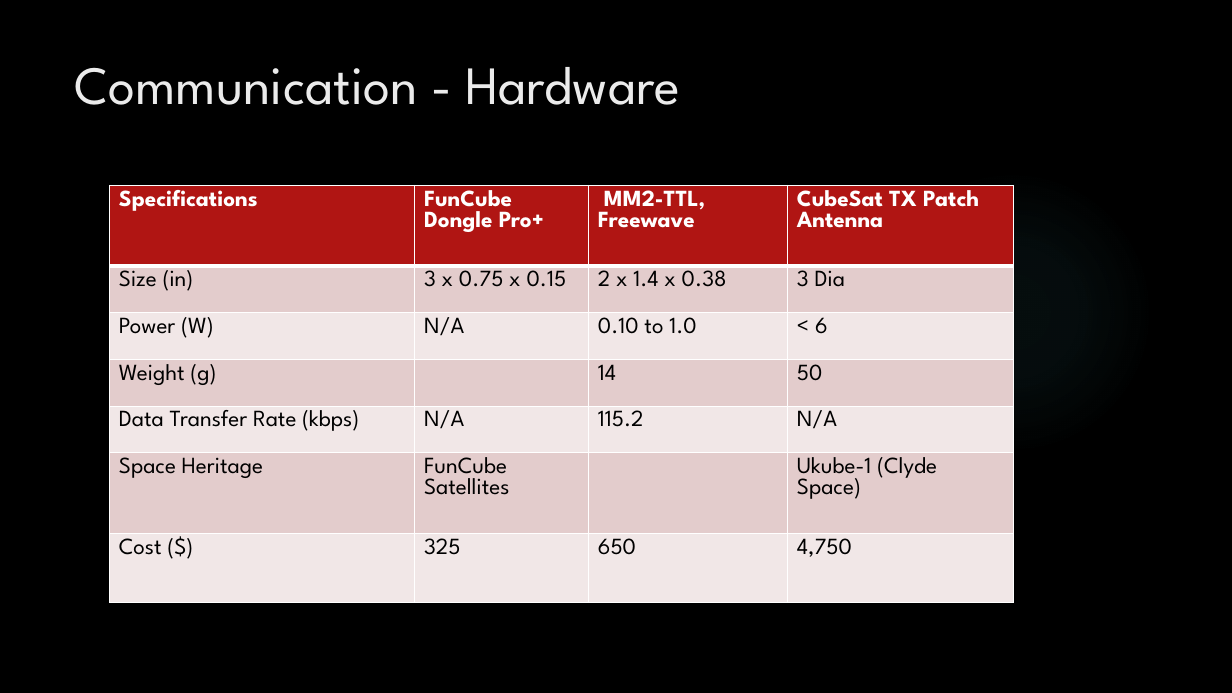
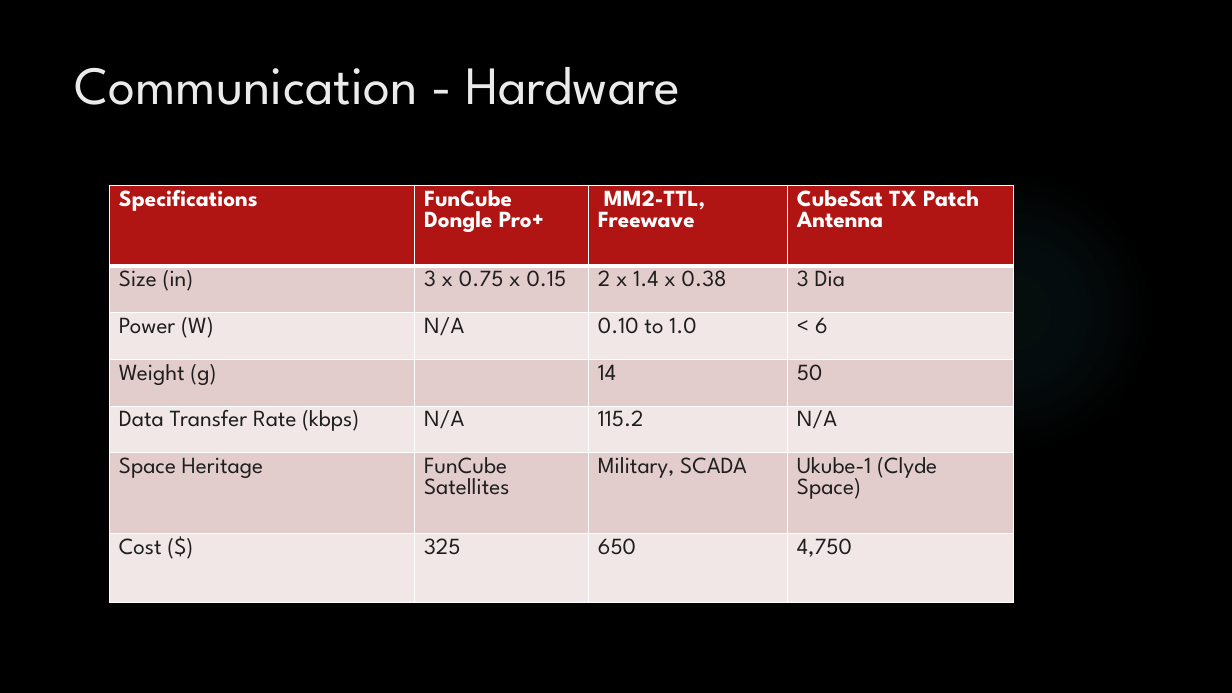
Before and after one commit to HASP-UMN/CubeSat, a slide deck: slide 23 of Presentations/PDR_Presentation.pptx. Drawn at 1232x693 pixels with LibreOffice and Linux fonts; fonts in the diff are those of the drawing; background and template pictures are left out. Boxes give left, top, right and bottom in pixels: in the first picture for what was removed or moved away, otherwise in the second. Text is boxed around its words. In the diff, an @@ line names an element or a change of style, - is before the commit and + after.

```diff
--- a/Presentations/PDR_Presentation.pptx
+++ b/Presentations/PDR_Presentation.pptx
@@ table at (x1=110, y1=186, x2=1014, y2=603) @@
-row 6, column 3: 
+row 6, column 3: Military, SCADA
@@ text colour #000000 to #1E1E1E in "Size (in)", "3 x 0.75 x 0.15", "2 x 1.4 x 0.38", "3 Dia" and 18 more places @@
```
Also in this commit, not shown: 6 other slides changed.
